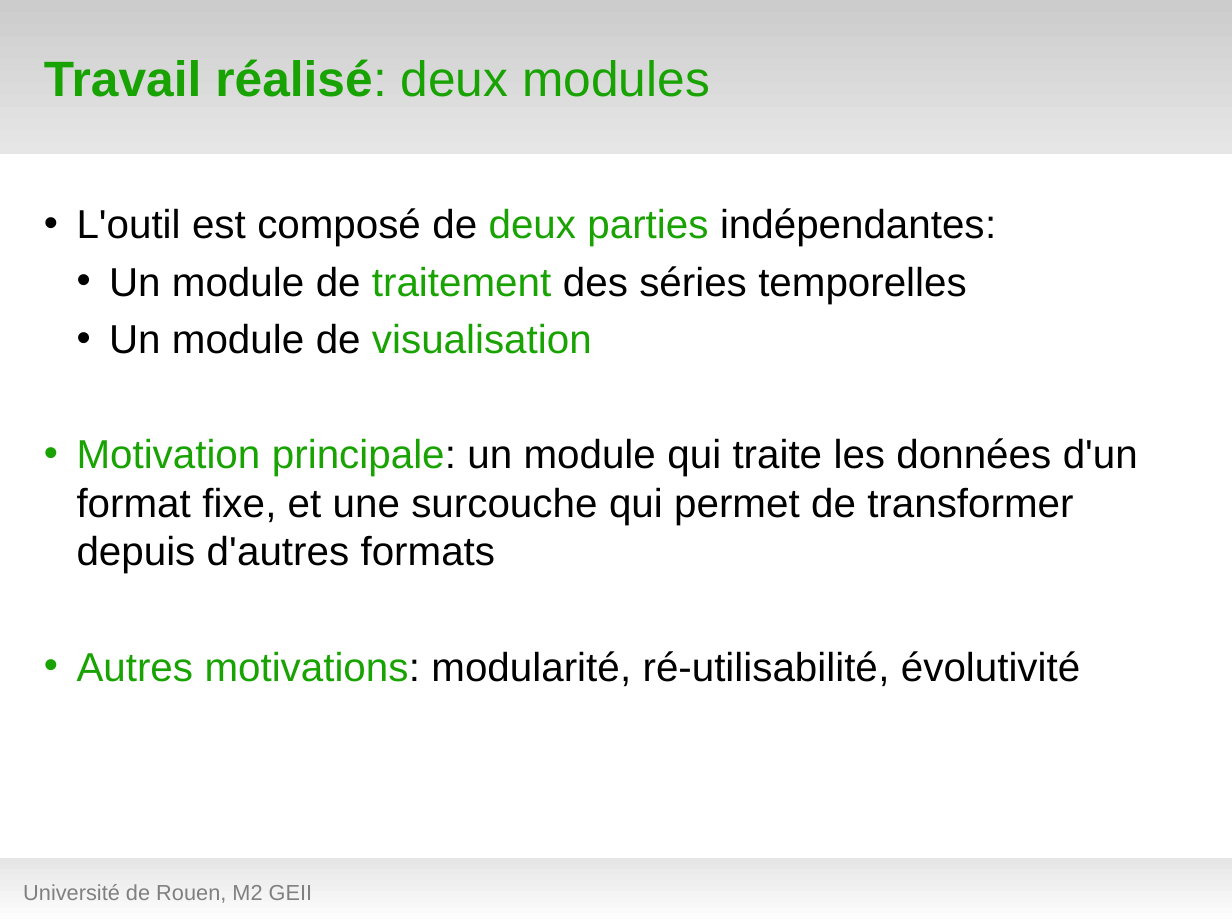
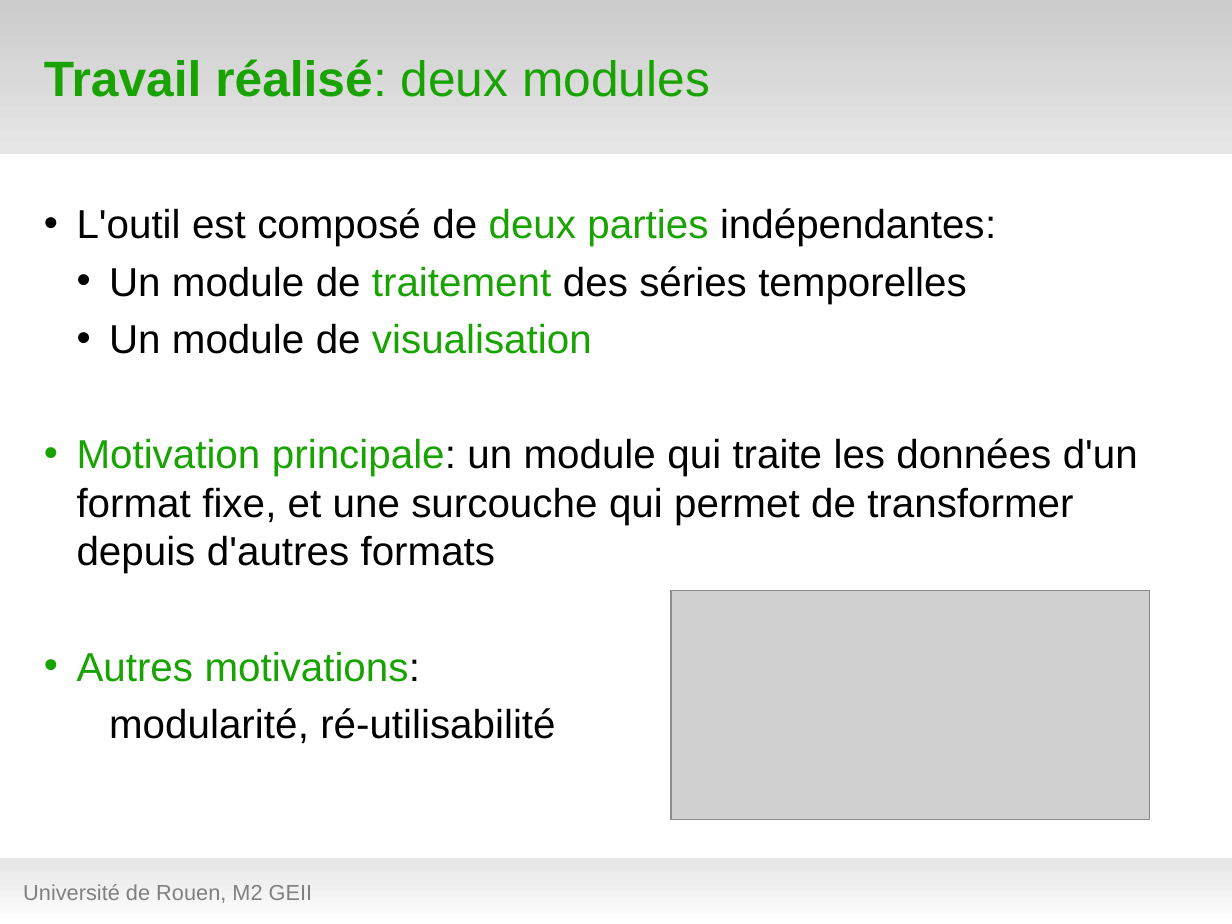
Before and after one commit to hanzenok/dataexp, a slide deck: slide 16 of presentation/test_green9.odp. Drawn at 1232x924 pixels with LibreOffice and Linux fonts; fonts in the diff are those of the drawing; grey boxes stand for pictures; background and template pictures are left out. Boxes give left, top, right and bottom in pixels: in the first picture for what was removed or moved away, otherwise in the second. Text is boxed around its words. In the diff, an @@ line names an element or a change of style, - is before the commit and + after.

```diff
--- a/presentation/test_green9.odp
+++ b/presentation/test_green9.odp
@@ picture added at bbox=[671, 590, 1149, 819] @@
@@ text at bbox=[77, 651, 555, 744]: text changed @@
-• Autres motivations: modularité, ré-utilisabilité, évolutivité
+• Autres motivations:
+  modularité, ré-utilisabilité
```
Also in this commit, not shown: 7 other slides changed, 1 slide added, 1 slide removed, 6 other files.
